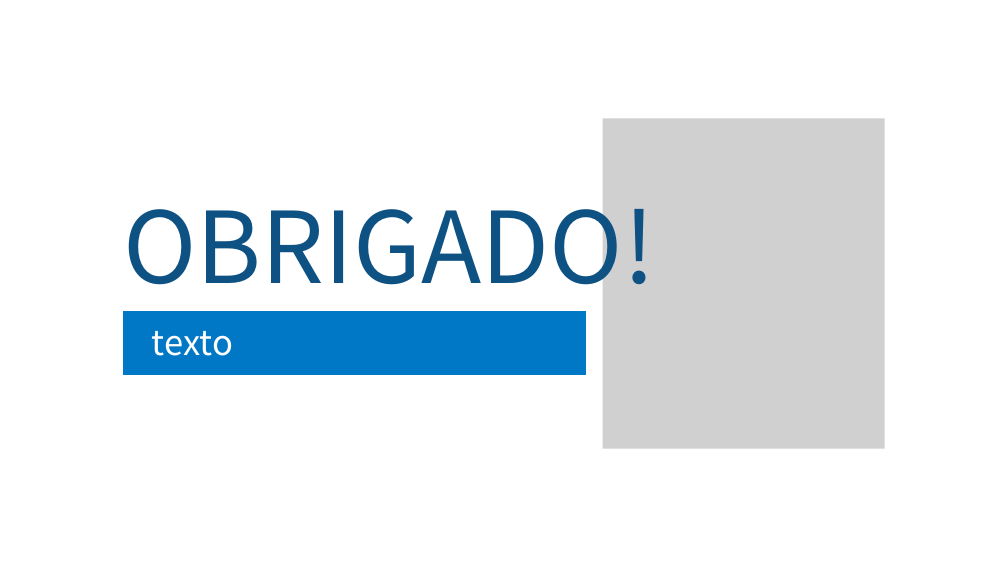
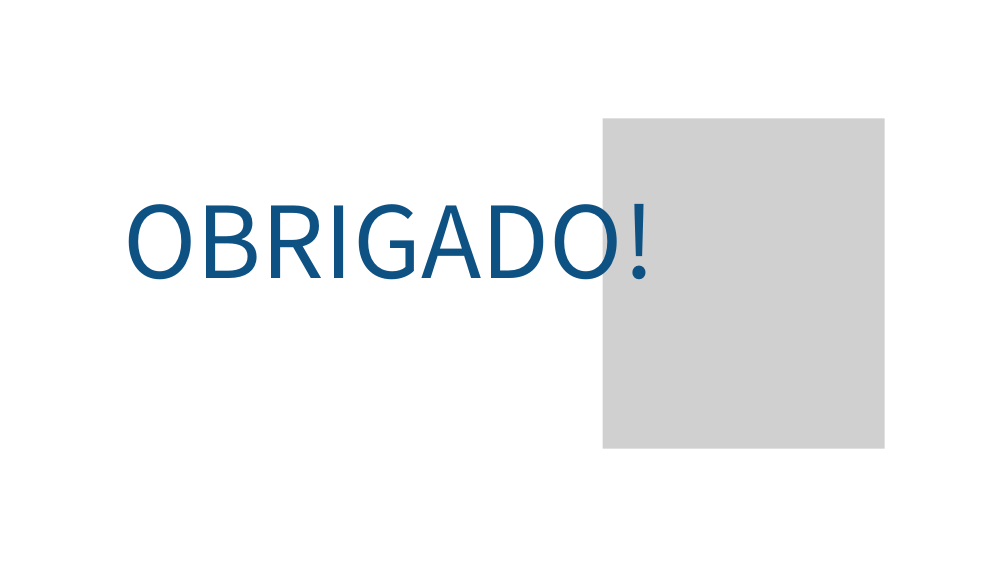
Before and after one commit to jair-ferreira-rodrigues-neto/seminario-grafos, a slide deck: slide 26 of docs/slides/Slides.pptx. Drawn at 1008x567 pixels with LibreOffice and Linux fonts; fonts in the diff are those of the drawing; grey boxes stand for pictures; background and template pictures are left out. Boxes give left, top, right and bottom in pixels: in the first picture for what was removed or moved away, otherwise in the second. Text is boxed around its words. In the diff, an @@ line names an element or a change of style, - is before the commit and + after.

```diff
--- a/docs/slides/Slides.pptx
+++ b/docs/slides/Slides.pptx
@@ text "OBRIGADO!": place and size @@
-text "OBRIGADO!" at (123,183,655,308)
+text "OBRIGADO!" at (123,178,655,303)
@@ freeform shape removed at (123,310,586,374) @@
@@ text removed at (152,331,233,356) @@
-texto
```
Also in this commit, not shown: 4 other slides changed, 5 slides added, 5 slides removed.
